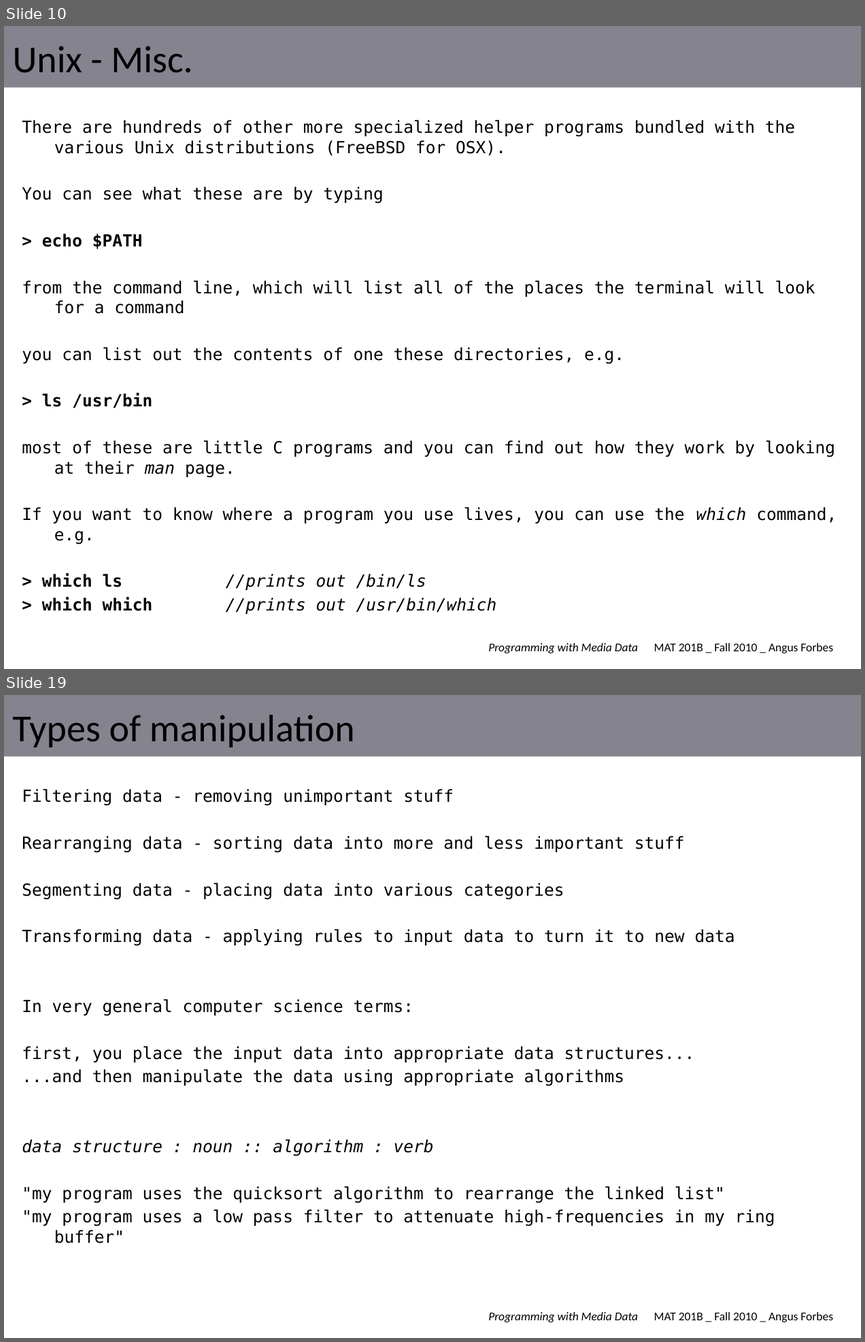
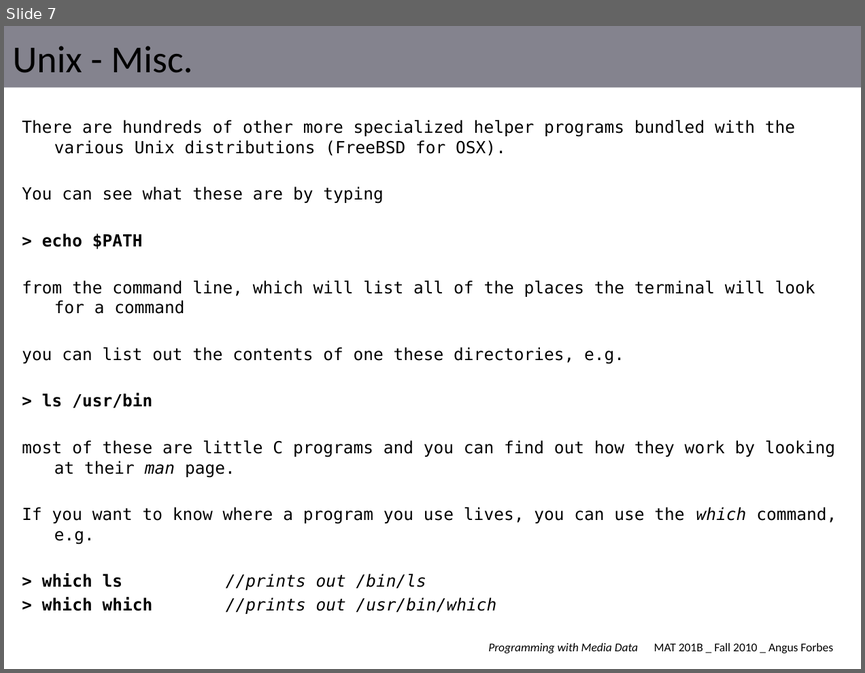
Before and after one commit to angusforbes/mat201b, a slide deck: slides/week1_tues.pptx. Shown one above the other, each under a label of ours: slides 10 and 19 before the commit, slide 7 after it; the slides between them are not shown. The pictures are 865x1342 and 865x673 pixels, drawn with LibreOffice and Linux fonts; fonts in the diff are those of the drawing. Boxes give left, top, right and bottom in pixels: in the first picture for what was removed or moved away, otherwise in the second. Text is boxed around its words. In the diff, an @@ line names an element or a change of style, - is before the commit and + after.

```diff
--- a/slides/week1_tues.pptx
+++ b/slides/week1_tues.pptx
@@ slide 19 removed at (4,695,861,1338), background #FFFFFF; not listed: 2 template elements that a slide beside it also shows @@
@@ title removed at (13,715,355,747) @@
-Types of manipulation
@@ text removed at (22,789,775,1243) @@
-Filtering data - removing unimportant stuff
-Rearranging data - sorting data into more and less important stuff
-Segmenting data - placing data into various categories
-Transforming data - applying rules to input data to turn it to new data
-In very general computer science terms:
-first, you place the input data into appropriate data structures...
-...and then manipulate the data using appropriate algorithms
-data structure : noun :: algorithm : verb
-"my program uses the quicksort algorithm to rearrange the linked list"
-"my program uses a low pass filter to attenuate high-frequencies in my ring buffer"
@@ what was slide 10 is now slide 7 @@
```
Also in this commit, not shown: 2 slides changed, 4 slides added, 11 other slides removed, 5 other files.
